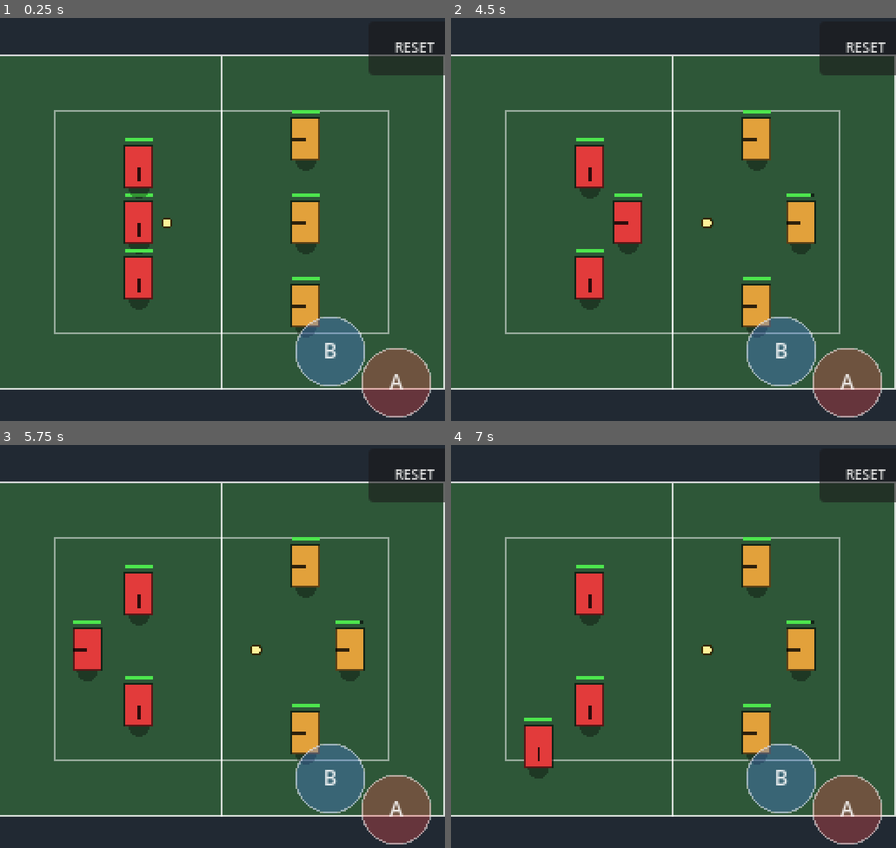
Above: before the commit, frames 1-4 (two rows, left to right).
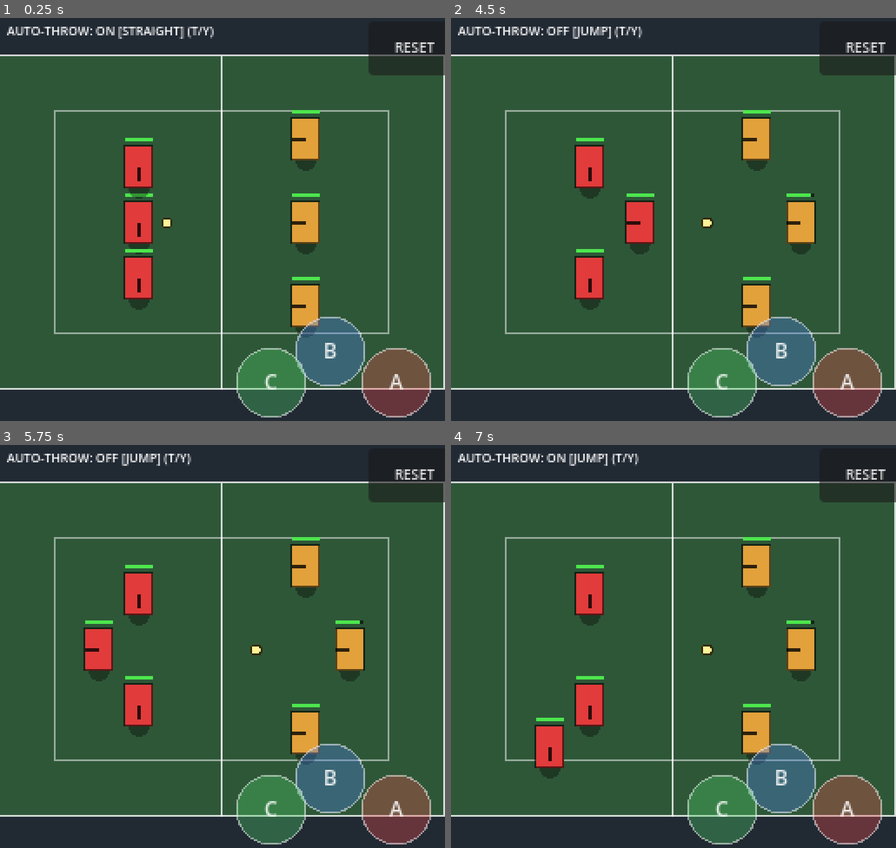
Above: after the commit, the same moments.

Repository: bitflickr/chou_nekketsu_koukou_kunio
Game: Godot game, scene res://scenes/court.tscn
The game is run twice, just before and just after one commit, with the same random seed, the same clock (stepped at 60 frames per second) and the same inputs.
Inputs (mouse positions are in pixels of both pictures, inside the frame that each line leads up to):
- Up to frame 1 (0.25 s): no input
- Up to frame 2 (4.5 s): tap Enter at 0.5, 3.5 s; drag from (673, 223) to (718, 130) at 0.52 s; click "RESET" at 1.25 s; tap Space (kn_jump) at 2 s; drag from (584, 243) to (651, 308) at 2.02 s; move the mouse to (718, 130) at 2.77 s; hold D (kn_move_right) 2.78-3.5 s; tap T at 2.85 s; tap Y at 3.05 s; drag from (651, 308) to (540, 159) at 3.52 s; move the mouse to (807, 283) at 4.27 s; hold A (kn_move_left) from 4.28 s (still down); tap C at 4.35 s
- Up to frame 3 (5.75 s): tap Space (kn_jump) at 4.52 s; tap Shift (kn_crouch, bound only after the commit) at 4.55 s; release A (kn_move_left) at 5 s; drag from (89, 586) to (258, 650) at 5.02 s
- Up to frame 4 (7 s): tap Space (kn_jump) at 5.75 s; move the mouse to (695, 650) at 5.77 s; hold S (kn_move_down) 5.78-6.5 s; tap J (kn_throw) at 5.85 s; click (695, 650) at 5.92 s; tap T at 6.05 s; drag from (606, 545) to (584, 670) at 6.52 s

The runs differ from the first frame. In frame 1, 2.8% of the frame differs, in the area x 1-69%, y 2-100%; in frame 2, 3.6%; in frame 3, 3.5%; in frame 4, 3.5%.

Commit message:
feat(ball): throw types (straight/jump/lob) + crouch dodge
- ball: STRAIGHT flat fast ball, JUMP descending (unduckable), LOB arc
- character: CROUCH state, hit_height_ceiling, hold-to-crouch input
- input: CROUCH action (Shift/C); touch C button
- court: air=jump / ground=straight throw; Y toggles auto-throw type
- docs: GDD 4.3/5.2/7.3, original_game_data §8, controls.md

Diff:
--- a/source/scripts/ball/ball.gd
+++ b/source/scripts/ball/ball.gd
@@ -13,9 +13,18 @@
 
 enum State { HELD, FLYING, ROLLING, IDLE }
 
+## 投球类型（轨迹模型，依据原版 Super Dodge Ball）：
+##   STRAIGHT 普通地面投球 = 贴身高度直线快球，可被下蹲躲过；
+##   JUMP     跳跃投球 = 从高处斜向下坠，不可下蹲躲过；
+##   LOB      传球 / 高抛 = 真抛物线（上抛后落下）。
+enum ThrowType { STRAIGHT, JUMP, LOB }
+
 # 物理常量（px、px/秒）。由 original_game_data.md 的每帧数值换算而来。
 const GRAVITY_PPS2 := 640.0       # 高度方向重力
-const THROW_VZ := 120.0           # 投球起跳垂直初速度（形成抛物线）
+const THROW_VZ := 120.0           # 高抛/吊球垂直初速度（形成大抛物线）
+const STRAIGHT_HEIGHT := 10.0     # 直线球飞行高度（身体中部，高于下蹲）
+const JUMP_RELEASE_HEIGHT := 12.0 # 跳跃投球最低起始高度
+const JUMP_THROW_VZ := 40.0       # 跳跃投球轻微上抛后下坠的初速度
 const PASS_SPEED_PPS := 90.0      # 传球地面速度（较慢、无伤害）
 const PASS_VZ := 40.0             # 传球轻微抛物
 const MAX_RANGE := 256.0          # 用于球速距离衰减的最大射程
@@ -33,6 +42,9 @@
 var bounce_count := 0
 var has_damage := true            # 投球有伤害；传球无伤害
 var catchable := false            # 低速球更易接住
+var throw_type: int = ThrowType.STRAIGHT
+var apply_gravity := true         # 飞行中是否受重力（直线球撞墙前为 false）
+var duckable := true              # 是否可被下蹲躲过（跳投为 false）
 
 var holder: Node2D = null
 var thrower: Character = null     # 本次投球者（用于敌我区分与伤害 ATK，SP-M03.1）
@@ -82,13 +94,18 @@
 	var step := ground_velocity * delta
 	global_position += step
 	travelled += step.length()
-	_bounce_walls()
-
-	# 高度抛物线
-	height_vel -= GRAVITY_PPS2 * delta
-	height += height_vel * delta
-	if height <= 0.0:
-		_on_ground_contact()
+	var bounced := _bounce_walls()
+
+	if apply_gravity:
+		# 高度抛物线（JUMP / LOB，或直线球撞墙后开始下落）
+		height_vel -= GRAVITY_PPS2 * delta
+		height += height_vel * delta
+		if height <= 0.0:
+			_on_ground_contact()
+	elif bounced:
+		# 直线球撞到边界 → 开始下落，随后反弹/滚动
+		apply_gravity = true
+		height_vel = 0.0
 
 	# 仅有伤害的投球才与敌方角色发生接球/击中判定（SP-M03.1）
 	if has_damage and state == State.FLYING:
@@ -123,24 +140,30 @@
 	_try_pickup()
 
 
-## 球碰到球场边界时反弹（带衰减），避免飞出界外消失。
-func _bounce_walls() -> void:
+## 球碰到球场边界时反弹（带衰减），避免飞出界外消失。返回是否发生反弹。
+func _bounce_walls() -> bool:
 	var r := CourtGeometry.COURT_RECT
 	var p := global_position
 	var damp := Constants.BALL_BOUNCE_DAMPING
+	var bounced := false
 	if p.x < r.position.x:
 		p.x = r.position.x
 		ground_velocity.x = absf(ground_velocity.x) * damp
+		bounced = true
 	elif p.x > r.end.x:
 		p.x = r.end.x
 		ground_velocity.x = -absf(ground_velocity.x) * damp
+		bounced = true
 	if p.y < r.position.y:
 		p.y = r.position.y
 		ground_velocity.y = absf(ground_velocity.y) * damp
+		bounced = true
 	elif p.y > r.end.y:
 		p.y = r.end.y
 		ground_velocity.y = -absf(ground_velocity.y) * damp
+		bounced = true
 	global_position = p
+	return bounced
 
 
 func _try_pickup() -> void:
@@ -164,17 +187,36 @@
 	picked_up.emit(character)
 
 
-## 投球：方向单位向量 + 投球者攻击力。
-func throw(direction: Vector2, atk: int) -> void:
+## 投球：方向单位向量 + 投球者攻击力 + 投球类型（轨迹）+ 释放高度（跳投用）。
+func throw(direction: Vector2, atk: int, type: int = ThrowType.STRAIGHT, \
+		release_height: float = -1.0) -> void:
 	if holder is Character:
 		thrower = holder
 	holder = null
 	has_damage = true
 	bounce_count = 0
 	travelled = 0.0
+	throw_type = type
 	initial_speed = Constants.ball_initial_speed(atk) * 60.0  # px/帧 → px/秒
 	ground_velocity = direction.normalized() * initial_speed
-	height_vel = THROW_VZ
+	match type:
+		ThrowType.JUMP:
+			# 从高处斜向下坠，不可下蹲躲过
+			apply_gravity = true
+			duckable = false
+			height = maxf(release_height, JUMP_RELEASE_HEIGHT)
+			height_vel = JUMP_THROW_VZ
+		ThrowType.LOB:
+			apply_gravity = true
+			duckable = true
+			height = STRAIGHT_HEIGHT
+			height_vel = THROW_VZ
+		_:
+			# STRAIGHT：固定身体高度、不受重力的直线快球，可被下蹲躲过
+			apply_gravity = false
+			duckable = true
+			height = STRAIGHT_HEIGHT
+			height_vel = 0.0
 	_set_state(State.FLYING)
 
 
@@ -185,6 +227,9 @@
 	has_damage = false
 	bounce_count = 0
 	travelled = 0.0
+	throw_type = ThrowType.LOB
+	apply_gravity = true
+	duckable = true
 	initial_speed = PASS_SPEED_PPS
 	ground_velocity = (target_pos - global_position).normalized() * PASS_SPEED_PPS
 	height_vel = PASS_VZ
@@ -221,8 +266,8 @@
 			continue  # 跳过队友
 		if c.is_invincible():
 			continue
-		# 高度判定：球飞越角色头顶则不命中
-		if height > c.hitbox_height() + 2.0:
+		# 高度判定：球飞越角色头顶则不命中；不可蹲躲的球（跳投）忽略下蹲降低
+		if height > c.hit_height_ceiling(not duckable) + 2.0:
 			continue
 		# 接球尝试中使用较大的接球判定框，否则用角色碰撞框
 		var box: Vector2 = Vector2(Constants.CATCHBOX) if c.is_catching() else c.current_hitbox()
--- a/source/scripts/character/character.gd
+++ b/source/scripts/character/character.gd
@@ -12,17 +12,18 @@
 signal was_hit(damage: float)        # 被球击中（接球失败）
 signal eliminated                    # HP 归零倒地（M4 接管淘汰出场）
 
-## 角色状态。M1 仅激活前三个，其余为后续里程碑预留。
-enum State { IDLE, MOVE, JUMP, HOLD, THROW, CATCH, HIT, DOWN, OUT }
-
-## 允许的状态转换表（M3 扩展版）。
+## 角色状态。CROUCH 追加在末尾以保持既有枚举值不变。
+enum State { IDLE, MOVE, JUMP, HOLD, THROW, CATCH, HIT, DOWN, OUT, CROUCH }
+
+## 允许的状态转换表（M3 扩展版，含下蹲）。
 const TRANSITIONS := {
-	State.IDLE: [State.MOVE, State.JUMP, State.HOLD, State.CATCH, State.HIT, State.DOWN, State.OUT],
-	State.MOVE: [State.IDLE, State.JUMP, State.HOLD, State.CATCH, State.HIT, State.DOWN, State.OUT],
+	State.IDLE: [State.MOVE, State.JUMP, State.HOLD, State.CATCH, State.CROUCH, State.HIT, State.DOWN, State.OUT],
+	State.MOVE: [State.IDLE, State.JUMP, State.HOLD, State.CATCH, State.CROUCH, State.HIT, State.DOWN, State.OUT],
 	State.JUMP: [State.IDLE, State.MOVE, State.CATCH, State.HOLD, State.HIT, State.DOWN, State.OUT],
 	State.HOLD: [State.IDLE, State.MOVE, State.JUMP, State.THROW, State.HIT, State.DOWN, State.OUT],
 	State.THROW: [State.IDLE, State.MOVE, State.HIT, State.DOWN, State.OUT],
 	State.CATCH: [State.IDLE, State.MOVE, State.HOLD, State.HIT, State.DOWN, State.OUT],
+	State.CROUCH: [State.IDLE, State.MOVE, State.HIT, State.DOWN, State.OUT],
 	State.HIT: [State.IDLE, State.MOVE, State.DOWN, State.OUT],
 	State.DOWN: [State.IDLE, State.OUT],
 	State.OUT: [State.IDLE],
@@ -35,6 +36,7 @@
 const KNOCKBACK_DECAY := 0.82        # 每帧击退速度衰减
 const KNOCKBACK_SPEED_FACTOR := 11.0 # 击退距离(px) → 初始击退速度(px/秒) 的换算系数
 const GETUP_INVINCIBLE := 20         # 倒地起身后的短暂无敌帧
+const CROUCH_HIT_HEIGHT := 7.0       # 下蹲时可被命中的高度上限（低于直线球高度）
 
 @export var player_controlled := false
 @export var is_left_team := true
@@ -100,10 +102,20 @@
 	var move_dir := Vector2.ZERO
 	var jump_pressed := false
 	var catch_pressed := false
+	var crouch_held := false
 	if player_controlled:
 		move_dir = GameInput.get_movement_vector_8()
 		jump_pressed = GameInput.is_just_pressed(GameInput.JUMP)
 		catch_pressed = GameInput.is_just_pressed(GameInput.THROW)
+		crouch_held = GameInput.is_pressed(GameInput.CROUCH)
+
+	# 下蹲（しゃがむ）：仅地面、未持球时；期间不可移动/跳跃/接球，可躲直线球
+	if _update_crouch(crouch_held):
+		velocity = Vector2.ZERO
+		move_and_slide()
+		_apply_region_constraint()
+		queue_redraw()
+		return
 
 	_update_jump(delta, jump_pressed)
 	_update_catch(catch_pressed)
@@ -140,6 +152,18 @@
 	if state in [State.IDLE, State.MOVE]:
 		catch_timer = Constants.CATCH_WINDOW_NORMAL
 		_set_state(State.CATCH)
+
+
+## 下蹲处理。返回 true 表示本帧处于下蹲（调用方应跳过移动/跳跃）。
+func _update_crouch(crouch_held: bool) -> bool:
+	if crouch_held and state != State.JUMP and not _is_holding_ball():
+		if state == State.IDLE or state == State.MOVE:
+			_set_state(State.CROUCH)
+		return state == State.CROUCH
+	if state == State.CROUCH:
+		state = State.IDLE  # 直接复位以允许立即转移
+		_set_state(State.IDLE)
+	return false
 
 
 ## 本角色当前是否持有球。
@@ -227,14 +251,22 @@
 	return catch_timer > 0
 
 
+func is_crouching() -> bool:
+	return state == State.CROUCH
+
+
 ## 当前地面碰撞框尺寸（跳跃时缩小，SP-M03.1）。
 func current_hitbox() -> Vector2:
 	return Vector2(Constants.HITBOX_JUMP) if is_jumping() else Vector2(Constants.HITBOX_STAND)
 
 
-## 球可命中的垂直高度上限（跳跃时更低，超过则球从头顶飞过）。
-func hitbox_height() -> float:
-	return 8.0 if is_jumping() else 16.0
+## 球可命中的垂直高度上限。跳跃时更低；下蹲可降低（除非来球不可蹲躲，如跳投）。
+func hit_height_ceiling(ignore_crouch := false) -> float:
+	if is_jumping():
+		return 8.0
+	if state == State.CROUCH and not ignore_crouch:
+		return CROUCH_HIT_HEIGHT
+	return 16.0
 
 
 ## 判定本次接球是否成功（SP-M03.3）：
@@ -349,6 +381,18 @@
 		_draw_hp_bar()
 		return
 
+	# 下蹲：压低的身体（只覆盖下半身，表现可躲直线球）
+	if state == State.CROUCH:
+		var ch := SPRITE_SIZE.y * 0.55
+		var crect := Rect2(-SPRITE_SIZE.x * 0.5, SPRITE_SIZE.y * 0.5 - ch, SPRITE_SIZE.x, ch)
+		draw_circle(Vector2(0, SPRITE_SIZE.y * 0.5), 6.0, Color(0, 0, 0, 0.35))
+		draw_rect(crect, color)
+		draw_rect(crect, Color(0, 0, 0, 0.6), false, 1.0)
+		var c := crect.get_center()
+		draw_line(c, c + facing * 6.0, Color(0, 0, 0, 0.8), 1.5)
+		_draw_hp_bar()
+		return
+
 	var body := Rect2(-SPRITE_SIZE * 0.5 - Vector2(0, height), SPRITE_SIZE)
 	# 地面阴影（随跳跃高度缩小）
 	var shadow_scale := clampf(1.0 - height / 64.0, 0.4, 1.0)
--- a/source/scripts/court/court.gd
+++ b/source/scripts/court/court.gd
@@ -21,6 +21,14 @@
 
 var _player: Character
 var _ball: Ball
+
+# --- 临时测试开关：敌人自动投球（便于单人验证接球，SP-M03.2/.3）。按 T 切换。---
+const AUTO_THROW_INTERVAL := 2.0  # 自动投球间隔（秒）
+var _enemies: Array[Character] = []
+var _auto_throw_on := true
+var _auto_throw_jump := false  # 自动投球用跳投（验证不可蹲躲）；false = 直线球
+var _auto_throw_t := 0.0
+var _hint_label: Label
 
 
 func _ready() -> void:
@@ -60,6 +68,7 @@
 		foe.global_position = enemy_infield.get_center() + Vector2(0, -48 + i * 48)
 		character_layer.add_child(foe)
 		foe.facing = Vector2.LEFT  # 面朝中线，便于观察朝向
+		_enemies.append(foe)
 
 
 func _spawn_ball() -> void:
@@ -71,6 +80,24 @@
 func _spawn_touch_controls() -> void:
 	ui_layer.add_child(TOUCH_CONTROLS_SCENE.instantiate())
 	_spawn_reset_button()
+	_spawn_hint_label()
+
+
+## 临时测试提示：显示自动投球状态。
+func _spawn_hint_label() -> void:
+	_hint_label = Label.new()
+	_hint_label.add_theme_font_size_override("font_size", 7)
+	_hint_label.position = Vector2(4, 4)
+	ui_layer.add_child(_hint_label)
+	_update_hint()
+
+
+func _update_hint() -> void:
+	if _hint_label != null:
+		_hint_label.text = "AUTO-THROW: %s [%s] (T/Y)" % [
+			"ON" if _auto_throw_on else "OFF",
+			"JUMP" if _auto_throw_jump else "STRAIGHT",
+		]
 
 
 ## 仅测试用：右上角重置按钮（也可按 R 键），重新加载场景。
@@ -90,22 +117,64 @@
 
 
 func _unhandled_input(event: InputEvent) -> void:
-	if event is InputEventKey and event.pressed and not event.echo \
-			and event.physical_keycode == KEY_R:
-		_reset()
+	if event is InputEventKey and event.pressed and not event.echo:
+		if event.physical_keycode == KEY_R:
+			_reset()
+		elif event.physical_keycode == KEY_T:
+			_auto_throw_on = not _auto_throw_on
+			_auto_throw_t = 0.0
+			_update_hint()
+		elif event.physical_keycode == KEY_Y:
+			_auto_throw_jump = not _auto_throw_jump
+			_update_hint()
 
 
-func _process(_delta: float) -> void:
+func _process(delta: float) -> void:
 	if not is_instance_valid(_player) or not is_instance_valid(_ball):
 		return
 	# 仅当球被玩家持有时响应投/传
 	if _ball.state == Ball.State.HELD and _ball.holder == _player:
 		if GameInput.is_just_pressed(GameInput.THROW):
-			_ball.throw(_player.facing, _player.atk)
+			# 空中投 → 跳投（不可蹲躲）；地面投 → 直线快球
+			var t := Ball.ThrowType.JUMP if _player.is_jumping() else Ball.ThrowType.STRAIGHT
+			_ball.throw(_player.facing, _player.atk, t, _player.height)
 		elif GameInput.is_just_pressed(GameInput.PASS):
 			var mate := _nearest_teammate(_player)
 			if mate != null:
 				_ball.pass_to(mate.global_position)
+
+	if _auto_throw_on:
+		_process_enemy_auto_throw(delta)
+
+
+## 临时测试：周期性让一名敌人拿球并投向玩家，便于单人验证接球。
+func _process_enemy_auto_throw(delta: float) -> void:
+	# 球已被左队（玩家方）持有时暂停，交给玩家操作
+	if _ball.state == Ball.State.HELD and _ball.holder is Character \
+			and (_ball.holder as Character).is_left_team:
+		return
+	_auto_throw_t += delta
+	if _auto_throw_t < AUTO_THROW_INTERVAL:
+		return
+	_auto_throw_t = 0.0
+	var shooter := _pick_active_enemy()
+	if shooter == null:
+		return
+	_ball.global_position = shooter.global_position
+	_ball.hold_by(shooter)
+	var dir := (_player.global_position - shooter.global_position).normalized()
+	shooter.facing = dir
+	var t := Ball.ThrowType.JUMP if _auto_throw_jump else Ball.ThrowType.STRAIGHT
+	_ball.throw(dir, shooter.atk, t)
+
+
+## 选一名可投球的敌人（非倒地/出局）。
+func _pick_active_enemy() -> Character:
+	for e in _enemies:
+		if is_instance_valid(e) and e.state != Character.State.DOWN \
+				and e.state != Character.State.OUT:
+			return e
+	return null
 
 
 func _nearest_teammate(from: Character) -> Character:
--- a/source/scripts/global/input_manager.gd
+++ b/source/scripts/global/input_manager.gd
@@ -19,6 +19,7 @@
 const JUMP := &"kn_jump"      # B 按钮：跳跃 / 闪避
 const THROW := &"kn_throw"    # A 按钮：投球 / 接球
 const PASS := &"kn_pass"      # 传球
+const CROUCH := &"kn_crouch"  # C 按钮：下蹲 / 闪避（按住生效）
 
 # 8 方向单位向量表
 const DIR_8 := [
@@ -37,6 +38,7 @@
 	JUMP: [KEY_SPACE, KEY_K],
 	THROW: [KEY_J, KEY_ENTER],
 	PASS: [KEY_L],
+	CROUCH: [KEY_SHIFT, KEY_C],
 }
 
 
--- a/source/scripts/ui/touch_controls.gd
+++ b/source/scripts/ui/touch_controls.gd
@@ -10,11 +10,13 @@
 const JOY_RADIUS := 48.0
 const BTN_RADIUS := 20.0
 
-# A = 投球/传球/接球；B = 跳跃/闪避（SP-M03.7）
+# A = 投球/传球/接球；B = 跳跃；C = 下蹲/闪避（按住）
 const COLOR_A := Color(0.9, 0.3, 0.3, 0.35)
 const COLOR_A_DOWN := Color(1.0, 0.5, 0.5, 0.7)
 const COLOR_B := Color(0.3, 0.5, 0.9, 0.35)
 const COLOR_B_DOWN := Color(0.5, 0.7, 1.0, 0.7)
+const COLOR_C := Color(0.3, 0.8, 0.4, 0.35)
+const COLOR_C_DOWN := Color(0.5, 1.0, 0.6, 0.7)
 
 var _joy_index := -1          # 控制摇杆的触点 index（-1 = 无）
 var _joy_base := Vector2.ZERO
@@ -24,6 +26,7 @@
 
 @onready var _btn_a_pos := Vector2.ZERO  # 投球（右下）
 @onready var _btn_b_pos := Vector2.ZERO  # 跳跃（右上）
+@onready var _btn_c_pos := Vector2.ZERO  # 下蹲（左于 A）
 
 
 func _ready() -> void:
@@ -36,6 +39,7 @@
 	var s := get_viewport_rect().size
 	_btn_a_pos = Vector2(s.x - 28, s.y - 28)
 	_btn_b_pos = Vector2(s.x - 66, s.y - 46)
+	_btn_c_pos = Vector2(s.x - 100, s.y - 28)
 	queue_redraw()
 
 
@@ -71,6 +75,10 @@
 	if pos.distance_to(_btn_b_pos) <= BTN_RADIUS:
 		_button_touches[index] = GameInput.JUMP
 		GameInput.set_touch_action(GameInput.JUMP, true)
+		return
+	if pos.distance_to(_btn_c_pos) <= BTN_RADIUS:
+		_button_touches[index] = GameInput.CROUCH
+		GameInput.set_touch_action(GameInput.CROUCH, true)
 		return
 	# 左半屏 → 摇杆
 	if _joy_index == -1 and pos.x < get_viewport_rect().size.x * 0.5:
@@ -109,8 +117,10 @@
 	# 动作按钮（带标签与按压反馈，SP-M03.7）
 	var a_down := _is_action_down(GameInput.THROW)
 	var b_down := _is_action_down(GameInput.JUMP)
+	var c_down := _is_action_down(GameInput.CROUCH)
 	_draw_button(_btn_b_pos, "B", COLOR_B_DOWN if b_down else COLOR_B)
 	_draw_button(_btn_a_pos, "A", COLOR_A_DOWN if a_down else COLOR_A)
+	_draw_button(_btn_c_pos, "C", COLOR_C_DOWN if c_down else COLOR_C)
 	# 摇杆
 	if _joy_index != -1:
 		draw_circle(_joy_base, JOY_RADIUS, Color(1, 1, 1, 0.12))
Not shown, added: plans/master_plan/controls.md
Not shown, changed: plans/master_plan/game_design_document.md
Not shown, changed: plans/master_plan/original_game_data.md
